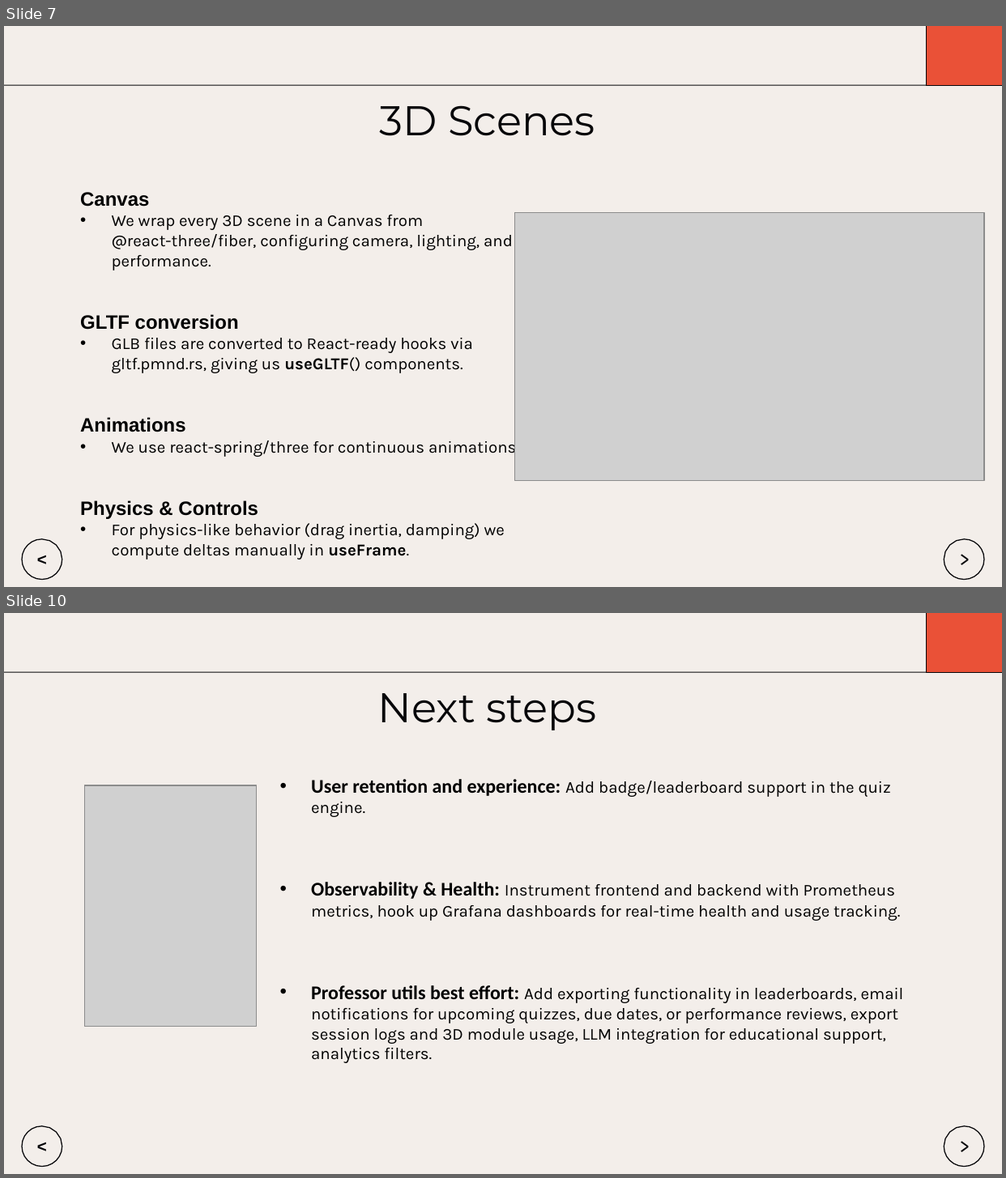
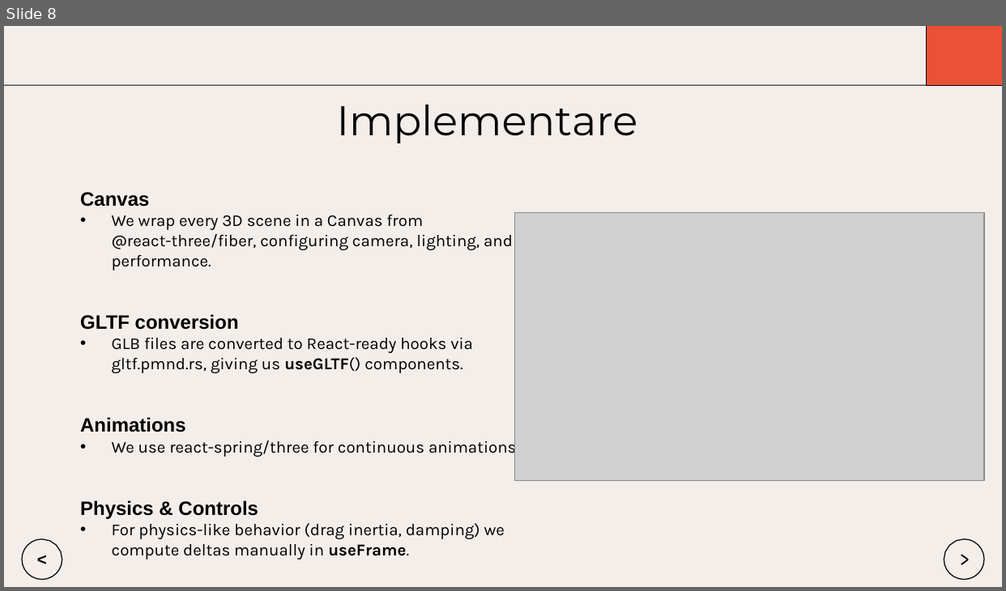
Before and after one commit to Dragomir1401/VisioScience-3D, a slide deck: Roadmap/scss/Prezentare_Final_Dragomir_Andrei.pptx. Shown one above the other, each under a label of ours: slides 7 and 10 before the commit, slide 8 after it; the slides between them are not shown. The pictures are 1006x1178 and 1006x591 pixels, drawn with LibreOffice and Linux fonts; fonts in the diff are those of the drawing; grey boxes stand for pictures. Boxes give left, top, right and bottom in pixels: in the first picture for what was removed or moved away, otherwise in the second. Text is boxed around its words. In the diff, an @@ line names an element or a change of style, - is before the commit and + after.

```diff
--- a/Roadmap/scss/Prezentare_Final_Dragomir_Andrei.pptx
+++ b/Roadmap/scss/Prezentare_Final_Dragomir_Andrei.pptx
@@ slide 10 removed at (4, 613, 1002, 1174), background #FFFFFF; not listed: 1 template element that a slide beside it also shows @@
@@ freeform shape removed at (926, 613, 1002, 673) @@
@@ freeform shape removed at (926, 613, 1002, 673) @@
@@ freeform shape removed at (4, 672, 1002, 673) @@
@@ title removed at (378, 693, 596, 730) @@
-Next steps
@@ text removed at (311, 779, 904, 1063) @@
-• User retention and experience: Add badge/leaderboard support in the quiz engine.
-• Observability & Health: Instrument frontend and backend with Prometheus metrics, hook up Grafana dashboards for real-time health and usage tracking.
-• Professor utils best effort: Add exporting functionality in leaderboards, email notifications for upcoming quizzes, due dates, or performance reviews, export session logs and 3D module usage, LLM integration for educational support, analytics filters.
@@ picture removed at (85, 786, 257, 1027) @@
@@ freeform shape removed at (22, 1126, 62, 1166) @@
@@ text removed at (36, 1135, 48, 1160) @@
-<
@@ freeform shape removed at (944, 1126, 984, 1166) @@
@@ text removed at (958, 1132, 972, 1162) @@
->
@@ what was slide 7 is now slide 8 @@
@@ slide 8 changed as well @@
@@ title at (337, 105, 638, 143): text changed @@
-3D Scenes
+Implementare
```
Also in this commit, not shown: 6 other slides changed, 9 slides added, 4 other slides removed.
